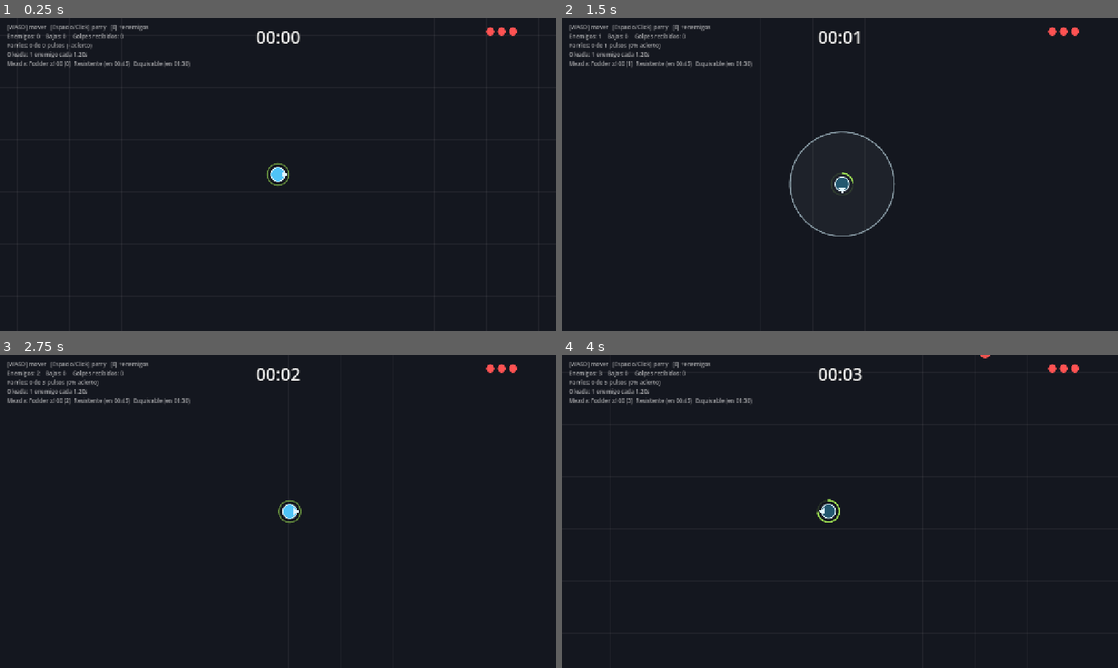
Above: before the commit, frames 1-4 (two rows, left to right).
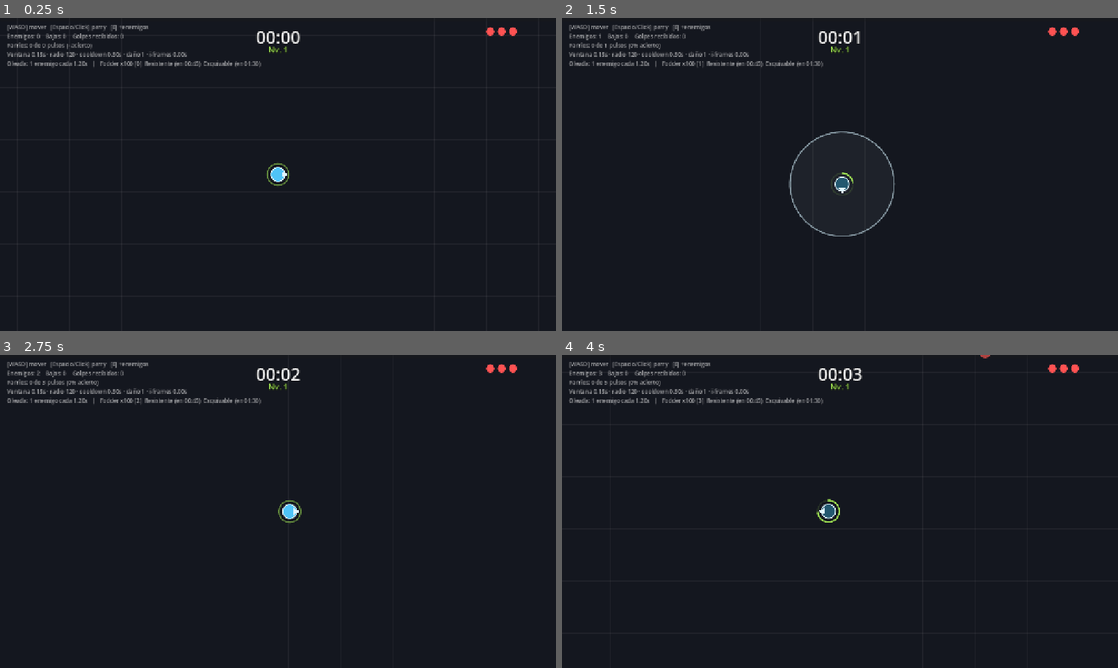
Above: after the commit, the same moments.

Repository: JesuaBetancor/survivor-prototype
Game: Godot game, scene res://scenes/main.tscn
The game is run twice, just before and just after one commit, with the same random seed, the same clock (stepped at 60 frames per second) and the same inputs.
Inputs:
- Up to frame 1 (0.25 s): no input
- Up to frame 2 (1.5 s): tap Enter at 0.5 s; hold D (move_right) 0.53-1.28 s; tap Space (parry) at 0.6, 1.35 s; hold S (move_down) from 1.28 s (still down)
- Up to frame 3 (2.75 s): release S (move_down) at 2.03 s; hold D (move_right) from 2.03 s (still down); tap Space (parry) at 2.1 s
- Up to frame 4 (4 s): release D (move_right) at 2.78 s; hold W (move_up) 2.78-3.53 s; tap Space (parry) at 2.85, 3.6 s; hold A (move_left) from 3.53 s (still down)

The runs differ from the first frame. In frame 1, 0.8% of the frame differs, in the area x 1-52%, y 9-16%; in frame 2, 0.8%; in frame 3, 0.8%; in frame 4, 0.8%, in the area x 1-77%, y 0-16%.

Commit message:
Phase 6: XP, levels and parry upgrades
Kills grant XP; each level pauses the run and offers 3 of 5 upgrades, all of
which sharpen the parry itself rather than adding a second way to deal
damage. Each option shows its own before/after numbers, so a pick is a
readable trade instead of a guess.

Every upgrade has a cap and stops being offered once it hits it, damage
included: past 3 it buys nothing against the current roster and would crowd
out choices that still matter. The i-frame upgrade pays out on a parry
*kill*, not on any parry that lands, so it rewards finishing an enemy rather
than grazing a crowd.

Two failure modes found while verifying, both silent:

- Choosing an upgrade when none was pending drove the counter negative,
  which would have swallowed the next several level-ups with no error.
- Levelling up with every upgrade already maxed left the panel on screen
  with the tree still paused, and the guard above meant the buttons no
  longer did anything: a hard softlock. The empty-roll path now tears the
  panel down and unpauses explicitly.

Co-Authored-By: Claude Opus 5 <noreply@anthropic.com>

Diff:
--- a/scenes/main.tscn
+++ b/scenes/main.tscn
@@ -46,6 +46,26 @@
 offset_bottom = 62.0
 grow_horizontal = 0
 script = ExtResource("9_pips")
+
+[node name="XPBar" type="ProgressBar" parent="HUD"]
+anchor_right = 1.0
+offset_bottom = 8.0
+grow_horizontal = 2
+max_value = 1.0
+step = 0.001
+show_percentage = false
+
+[node name="LevelLabel" type="Label" parent="HUD"]
+anchor_right = 1.0
+offset_top = 60.0
+offset_bottom = 84.0
+grow_horizontal = 2
+theme_override_colors/font_color = Color(0.7, 1, 0.36, 0.9)
+theme_override_colors/font_outline_color = Color(0, 0, 0, 0.75)
+theme_override_constants/outline_size = 5
+theme_override_font_sizes/font_size = 18
+text = "Nv. 1"
+horizontal_alignment = 1
 
 [node name="DebugLabel" type="Label" parent="HUD"]
 offset_left = 16.0
@@ -106,3 +126,57 @@
 size_flags_horizontal = 4
 theme_override_font_sizes/font_size = 20
 text = "Reintentar"
+
+[node name="LevelUp" type="Control" parent="HUD"]
+process_mode = 3
+visible = false
+anchor_right = 1.0
+anchor_bottom = 1.0
+
+[node name="Dim" type="ColorRect" parent="HUD/LevelUp"]
+anchor_right = 1.0
+anchor_bottom = 1.0
+color = Color(0.04, 0.05, 0.04, 0.85)
+
+[node name="Box" type="VBoxContainer" parent="HUD/LevelUp"]
+anchor_left = 0.5
+anchor_top = 0.5
+anchor_right = 0.5
+anchor_bottom = 0.5
+offset_left = -320.0
+offset_top = -170.0
+offset_right = 320.0
+offset_bottom = 170.0
+grow_horizontal = 2
+grow_vertical = 2
+theme_override_constants/separation = 12
+alignment = 1
+
+[node name="Title" type="Label" parent="HUD/LevelUp/Box"]
+layout_mode = 2
+theme_override_colors/font_color = Color(0.7, 1, 0.36, 1)
+theme_override_font_sizes/font_size = 40
+text = "¡Nivel 2!"
+horizontal_alignment = 1
+
+[node name="Subtitle" type="Label" parent="HUD/LevelUp/Box"]
+layout_mode = 2
+theme_override_colors/font_color = Color(1, 1, 1, 0.6)
+theme_override_font_sizes/font_size = 16
+text = "Elige una mejora"
+horizontal_alignment = 1
+
+[node name="Option0" type="Button" parent="HUD/LevelUp/Box"]
+custom_minimum_size = Vector2(0, 54)
+layout_mode = 2
+theme_override_font_sizes/font_size = 18
+
+[node name="Option1" type="Button" parent="HUD/LevelUp/Box"]
+custom_minimum_size = Vector2(0, 54)
+layout_mode = 2
+theme_override_font_sizes/font_size = 18
+
+[node name="Option2" type="Button" parent="HUD/LevelUp/Box"]
+custom_minimum_size = Vector2(0, 54)
+layout_mode = 2
+theme_override_font_sizes/font_size = 18
--- a/scripts/enemy.gd
+++ b/scripts/enemy.gd
@@ -119,6 +119,12 @@
 
 func is_parry_vulnerable() -> bool:
 	return state == State.TELEGRAPH
+
+
+## True once the enemy is dead and only playing out its death effect. Lets the
+## parry pulse tell a kill from a hit that merely landed.
+func is_dying() -> bool:
+	return _dying
 
 
 func receive_parry(damage: int) -> void:
--- a/scripts/main.gd
+++ b/scripts/main.gd
@@ -1,24 +1,40 @@
 extends Node2D
 
-## Root of the gameplay scene. Owns the run clock, wires the arena bounds into
-## the player, the camera and the spawner, and drives the HUD.
+## Root of the gameplay scene. Owns the run clock and the XP/level progression,
+## wires the arena bounds into the player, the camera and the spawner, and
+## drives the HUD.
+
+## XP needed for the first level-up, then how much each level adds.
+const XP_BASE: int = 8
+const XP_STEP: int = 6
+const UPGRADE_CHOICES: int = 3
 
 @onready var arena: Arena = $Arena
 @onready var player: Player = $Player
 @onready var spawner: Spawner = $Spawner
 @onready var time_label: Label = $HUD/TimeLabel
+@onready var level_label: Label = $HUD/LevelLabel
+@onready var xp_bar: ProgressBar = $HUD/XPBar
 @onready var debug_label: Label = $HUD/DebugLabel
 @onready var health_pips: HealthPips = $HUD/HealthPips
 @onready var game_over: Control = $HUD/GameOver
+@onready var level_up: Control = $HUD/LevelUp
 
 ## Single source of truth for elapsed survival time: both the HUD and the spawn
 ## cadence read it, so the clock on screen always matches the pressure.
 var run_time: float = 0.0
+
+var level: int = 1
+var xp: int = 0
 
 var _kills: int = 0
 var _hits_taken: int = 0
 var _pulses: int = 0
 var _pulses_connected: int = 0
+## Level-ups earned but not yet spent. A big kill can grant several at once.
+var _pending_level_ups: int = 0
+var _offered: Array[Upgrades.Entry] = []
+var _option_buttons: Array[Button] = []
 
 
 func _ready() -> void:
@@ -36,6 +52,13 @@
 	spawner.enemy_spawned.connect(_on_enemy_spawned)
 
 	($HUD/GameOver/Box/Retry as Button).pressed.connect(_on_retry_pressed)
+
+	for i: int in UPGRADE_CHOICES:
+		var button: Button = level_up.get_node("Box/Option%d" % i)
+		button.pressed.connect(_on_upgrade_chosen.bind(i))
+		_option_buttons.append(button)
+
+	_refresh_progress_hud()
 
 
 func _physics_process(delta: float) -> void:
@@ -51,14 +74,125 @@
 			spawner.alive_count, _kills, _hits_taken],
 		"Parries: %d de %d pulsos (%s acierto)" % [
 			_pulses_connected, _pulses, _accuracy_text()],
-		"Oleada: 1 enemigo cada %.2fs" % spawner.current_interval(),
-		"Mezcla: %s" % _mix_text(),
+		"Ventana %.2fs · radio %.0f · cooldown %.2fs · daño %d · i-frames %.2fs" % [
+			player.parry_window, player.parry_radius, player.parry_cooldown,
+			player.parry_damage, player.invuln_on_parry_kill],
+		"Oleada: 1 enemigo cada %.2fs   |   %s" % [spawner.current_interval(), _mix_text()],
 	])
 
 
 static func format_clock(seconds: float) -> String:
 	var total: int = int(seconds)
 	return "%02d:%02d" % [total / 60, total % 60]
+
+
+# --- Progression -----------------------------------------------------------
+
+func xp_for_next_level() -> int:
+	return XP_BASE + (level - 1) * XP_STEP
+
+
+func gain_xp(amount: int) -> void:
+	if amount <= 0 or player.is_dead:
+		return
+
+	xp += amount
+	while xp >= xp_for_next_level():
+		xp -= xp_for_next_level()
+		level += 1
+		_pending_level_ups += 1
+
+	_refresh_progress_hud()
+
+	if _pending_level_ups > 0 and not level_up.visible:
+		_show_upgrade_choices()
+
+
+func _refresh_progress_hud() -> void:
+	level_label.text = "Nv. %d" % level
+	xp_bar.value = float(xp) / float(xp_for_next_level())
+
+
+func _show_upgrade_choices() -> void:
+	_offered = Upgrades.roll(player, UPGRADE_CHOICES)
+	if _offered.is_empty():
+		# Everything is maxed out; nothing left to spend levels on. Tear the
+		# panel down explicitly: reaching this from an earlier choice would
+		# otherwise leave a stale panel up with the tree frozen behind it.
+		_pending_level_ups = 0
+		level_up.visible = false
+		get_tree().paused = false
+		return
+
+	(level_up.get_node("Box/Title") as Label).text = "¡Nivel %d!" % level
+	for i: int in UPGRADE_CHOICES:
+		var button: Button = _option_buttons[i]
+		button.visible = i < _offered.size()
+		if button.visible:
+			button.text = "%s   ·   %s" % [_offered[i].title, _offered[i].describe(player)]
+
+	level_up.visible = true
+	_option_buttons[0].grab_focus()
+	get_tree().paused = true
+
+
+func _on_upgrade_chosen(index: int) -> void:
+	# Guarded because letting this run spuriously drives _pending_level_ups
+	# negative, which silently swallows the next several level-ups instead of
+	# failing loudly.
+	if not level_up.visible or _pending_level_ups <= 0 or index >= _offered.size():
+		return
+
+	_offered[index].apply.call(player)
+	_pending_level_ups -= 1
+	level_up.visible = false
+
+	if _pending_level_ups > 0:
+		_show_upgrade_choices()
+	else:
+		get_tree().paused = false
+
+
+# --- Wiring ----------------------------------------------------------------
+
+func _on_enemy_spawned(enemy: Enemy) -> void:
+	enemy.died.connect(_on_enemy_died)
+	enemy.hit_player.connect(player.take_damage)
+	enemy.hit_player.connect(_on_player_hit)
+
+
+func _on_enemy_died(_enemy: Enemy, enemy_xp: int) -> void:
+	_kills += 1
+	gain_xp(enemy_xp)
+
+
+func _on_player_hit(_damage: int) -> void:
+	_hits_taken += 1
+
+
+## Accuracy is the fastest read on whether the window and radius are tuned
+## sanely: a run that lands 95% of pulses is too forgiving.
+func _on_parry_pulsed(hits: int) -> void:
+	_pulses += 1
+	if hits > 0:
+		_pulses_connected += 1
+
+
+func _on_player_died() -> void:
+	level_up.visible = false
+	($HUD/GameOver/Box/Summary as Label).text = "Sobreviviste %s" % format_clock(run_time)
+	($HUD/GameOver/Box/Detail as Label).text = "Nivel %d · %d bajas · %d parries de %d pulsos" % [
+		level, _kills, _pulses_connected, _pulses]
+	game_over.visible = true
+	($HUD/GameOver/Box/Retry as Button).grab_focus()
+	# Both panels are process_mode ALWAYS, so they keep working while everything
+	# else is frozen.
+	get_tree().paused = true
+
+
+func _on_retry_pressed() -> void:
+	get_tree().paused = false
+	get_tree().reload_current_scene()
 
 
 func _accuracy_text() -> String:
@@ -80,44 +214,6 @@
 	return "  ".join(parts)
 
 
-func _on_enemy_spawned(enemy: Enemy) -> void:
-	enemy.died.connect(_on_enemy_died)
-	enemy.hit_player.connect(player.take_damage)
-	enemy.hit_player.connect(_on_player_hit)
-
-
-func _on_enemy_died(_enemy: Enemy, _xp: int) -> void:
-	_kills += 1
-
-
-func _on_player_hit(_damage: int) -> void:
-	_hits_taken += 1
-
-
-## Accuracy is the fastest read on whether the window and radius are tuned
-## sanely: a run that lands 95% of pulses is too forgiving.
-func _on_parry_pulsed(hits: int) -> void:
-	_pulses += 1
-	if hits > 0:
-		_pulses_connected += 1
-
-
-func _on_player_died() -> void:
-	($HUD/GameOver/Box/Summary as Label).text = "Sobreviviste %s" % format_clock(run_time)
-	($HUD/GameOver/Box/Detail as Label).text = "%d bajas · %d parries acertados de %d pulsos" % [
-		_kills, _pulses_connected, _pulses]
-	game_over.visible = true
-	($HUD/GameOver/Box/Retry as Button).grab_focus()
-	# The panel is process_mode ALWAYS, so it keeps working while everything
-	# else is frozen.
-	get_tree().paused = true
-
-
-func _on_retry_pressed() -> void:
-	get_tree().paused = false
-	get_tree().reload_current_scene()
-
-
 ## Keeps the camera from showing the void outside the arena.
 func _apply_camera_limits(camera: Camera2D, bounds: Rect2) -> void:
 	camera.limit_left = int(bounds.position.x)
--- a/scripts/player.gd
+++ b/scripts/player.gd
@@ -37,6 +37,9 @@
 	set = _set_parry_radius
 @export var parry_cooldown: float = 0.5
 @export var parry_damage: int = 1
+## Seconds of invulnerability granted per enemy killed by a parry. 0 disables
+## it; the phase 6 upgrade turns it on and then extends it.
+@export var invuln_on_parry_kill: float = 0.0
 @export var parry_ready_color: Color = Color("b2ff59")
 @export var parry_whiff_color: Color = Color("90a4ae")
 
@@ -179,6 +182,11 @@
 		_pulse_connected = true
 		parry_hit.emit(enemy)
 
+		# Rewards the kill, not the touch, so the upgrade pays off for finishing
+		# an enemy rather than for grazing a crowd.
+		if invuln_on_parry_kill > 0.0 and enemy.is_dying():
+			grant_invulnerability(invuln_on_parry_kill)
+
 
 func _set_parry_radius(value: float) -> void:
 	parry_radius = value
--- /dev/null
+++ b/scripts/upgrades.gd
@@ -0,0 +1,117 @@
+class_name Upgrades
+extends RefCounted
+
+## The parry upgrade pool. Every entry sharpens the parry itself rather than
+## adding a second way to deal damage: the run should get better at the one
+## mechanic, not grow past it.
+
+const WINDOW_STEP: float = 0.05
+const WINDOW_CAP: float = 0.45
+const RADIUS_STEP: float = 30.0
+const RADIUS_CAP: float = 320.0
+const COOLDOWN_FACTOR: float = 0.82
+const COOLDOWN_FLOOR: float = 0.15
+const IFRAME_STEP: float = 0.3
+const IFRAME_CAP: float = 1.2
+## Matches the toughest enemy's parry_hits_required: past this the upgrade buys
+## nothing, and offering it would crowd out choices that still matter.
+const DAMAGE_CAP: int = 3
+
+
+## One offerable upgrade. `detail` renders the before/after so the player can
+## see what a pick is actually worth instead of guessing from the title.
+class Entry extends RefCounted:
+	var id: StringName
+	var title: String
+	var detail: Callable
+	var apply: Callable
+	var available: Callable
+
+	func _init(
+		p_id: StringName, p_title: String,
+		p_detail: Callable, p_apply: Callable, p_available: Callable
+	) -> void:
+		id = p_id
+		title = p_title
+		detail = p_detail
+		apply = p_apply
+		available = p_available
+
+	func describe(player: Player) -> String:
+		return detail.call(player)
+
+	func is_available(player: Player) -> bool:
+		return available.call(player)
+
+
+static func pool() -> Array[Entry]:
+	var entries: Array[Entry] = []
+
+	entries.append(Entry.new(
+		&"window", "Ventana más amplia",
+		func(p: Player) -> String:
+			return "%.2fs → %.2fs" % [p.parry_window, minf(p.parry_window + WINDOW_STEP, WINDOW_CAP)],
+		func(p: Player) -> void:
+			p.parry_window = minf(p.parry_window + WINDOW_STEP, WINDOW_CAP),
+		func(p: Player) -> bool:
+			return p.parry_window < WINDOW_CAP - 0.001
+	))
+
+	entries.append(Entry.new(
+		&"radius", "Pulso más grande",
+		func(p: Player) -> String:
+			return "%.0f → %.0f px" % [p.parry_radius, minf(p.parry_radius + RADIUS_STEP, RADIUS_CAP)],
+		func(p: Player) -> void:
+			p.parry_radius = minf(p.parry_radius + RADIUS_STEP, RADIUS_CAP),
+		func(p: Player) -> bool:
+			return p.parry_radius < RADIUS_CAP - 0.001
+	))
+
+	entries.append(Entry.new(
+		&"cooldown", "Recarga más rápida",
+		func(p: Player) -> String:
+			return "%.2fs → %.2fs" % [
+				p.parry_cooldown, maxf(p.parry_cooldown * COOLDOWN_FACTOR, COOLDOWN_FLOOR)],
+		func(p: Player) -> void:
+			p.parry_cooldown = maxf(p.parry_cooldown * COOLDOWN_FACTOR, COOLDOWN_FLOOR),
+		func(p: Player) -> bool:
+			return p.parry_cooldown > COOLDOWN_FLOOR + 0.001
+	))
+
+	entries.append(Entry.new(
+		&"iframes", "Invulnerable al matar",
+		func(p: Player) -> String:
+			if p.invuln_on_parry_kill <= 0.0:
+				return "nuevo: %.2fs tras cada muerte por parry" % IFRAME_STEP
+			return "%.2fs → %.2fs" % [
+				p.invuln_on_parry_kill, minf(p.invuln_on_parry_kill + IFRAME_STEP, IFRAME_CAP)],
+		func(p: Player) -> void:
+			p.invuln_on_parry_kill = minf(p.invuln_on_parry_kill + IFRAME_STEP, IFRAME_CAP),
+		func(p: Player) -> bool:
+			return p.invuln_on_parry_kill < IFRAME_CAP - 0.001
+	))
+
+	entries.append(Entry.new(
+		&"damage", "Parry más fuerte",
+		func(p: Player) -> String:
+			return "%d → %d de daño (los resistentes caen antes)" % [
+				p.parry_damage, mini(p.parry_damage + 1, DAMAGE_CAP)],
+		func(p: Player) -> void:
+			p.parry_damage = mini(p.parry_damage + 1, DAMAGE_CAP),
+		func(p: Player) -> bool:
+			return p.parry_damage < DAMAGE_CAP
+	))
+
+	return entries
+
+
+## Up to `count` distinct upgrades the player can still benefit from. Returns
+## fewer only when the pool itself is exhausted.
+static func roll(player: Player, count: int) -> Array[Entry]:
+	var candidates: Array[Entry] = []
+	for entry: Entry in pool():
+		if entry.is_available(player):
+			candidates.append(entry)
+
+	candidates.shuffle()
+	return candidates.slice(0, count)
Not shown, added: scripts/upgrades.gd.uid
